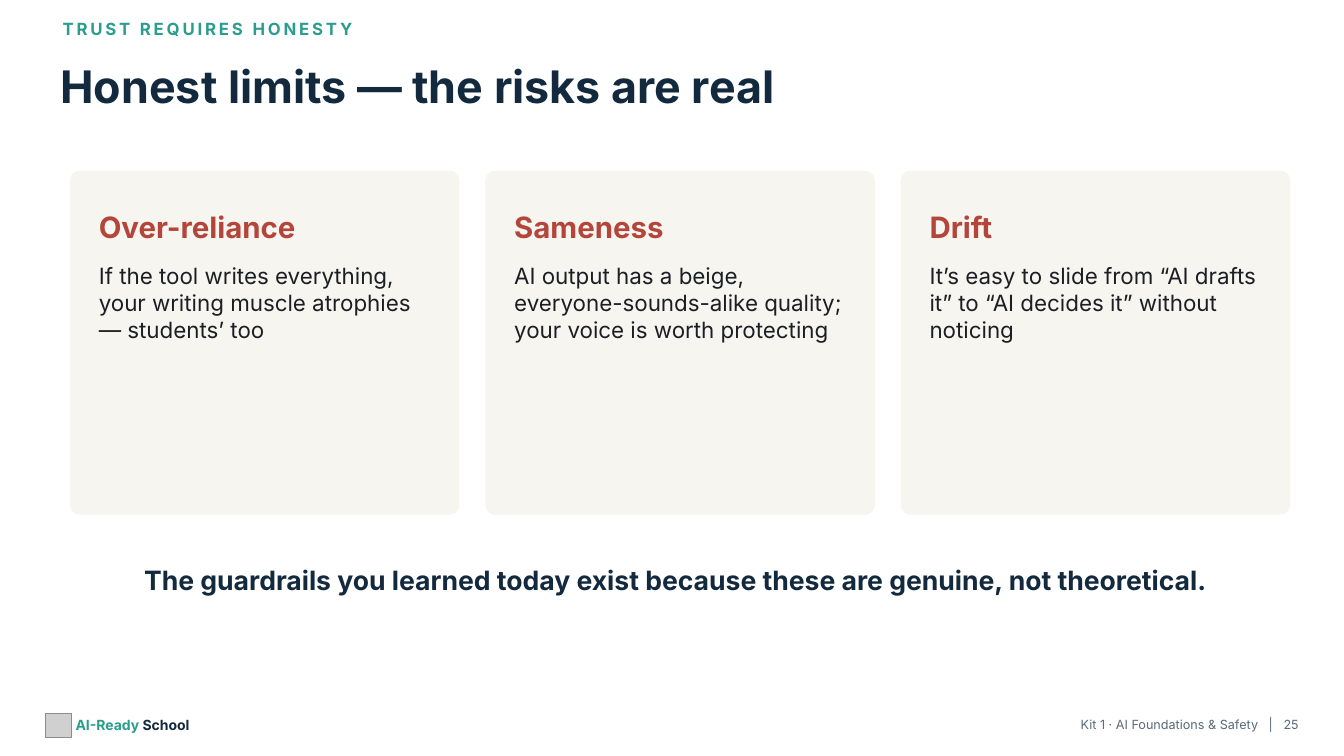
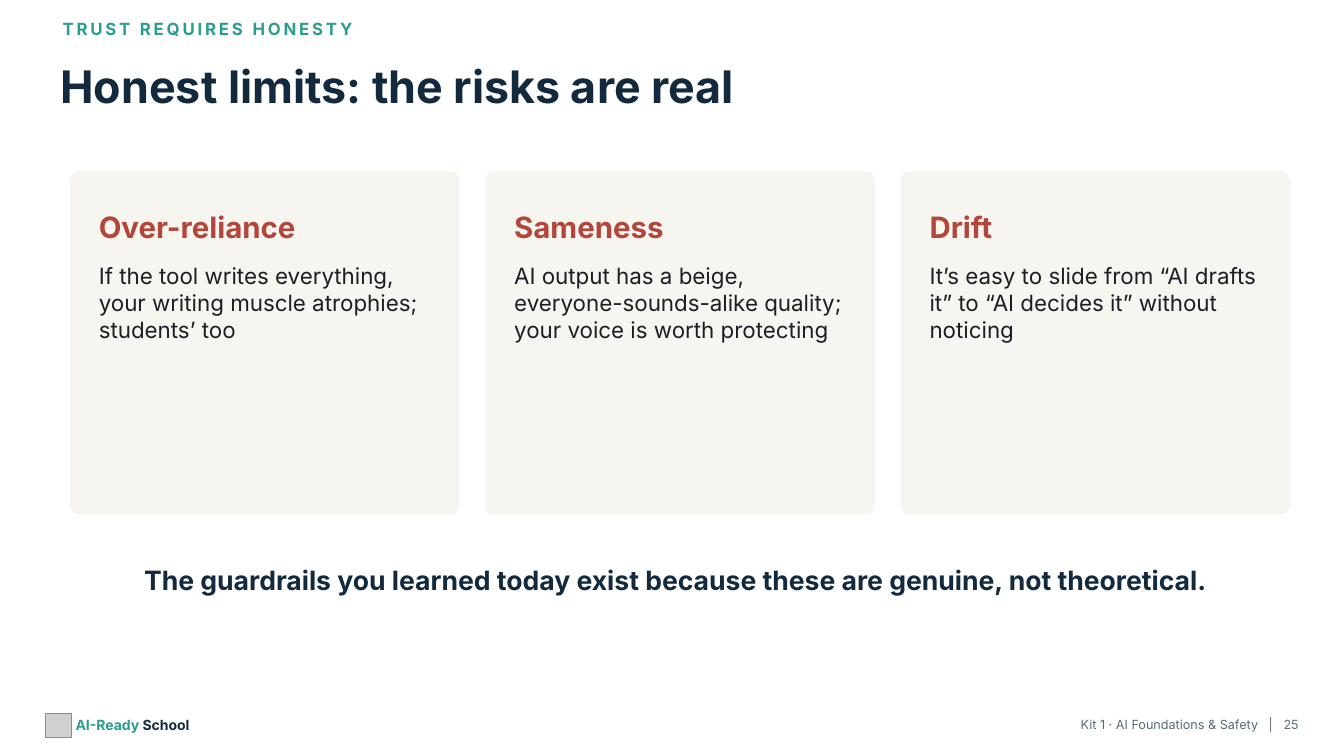
Before and after one commit to aspinozzi1/Ai-School-Ready, a slide deck: slide 25 of kits/kit01/Kit01_PresentationDeck.pptx. Drawn at 1344x756 pixels with LibreOffice and Linux fonts; fonts in the diff are those of the drawing; grey boxes stand for pictures. Boxes give left, top, right and bottom in pixels: in the first picture for what was removed or moved away, otherwise in the second. Text is boxed around its words. In the diff, an @@ line names an element or a change of style, - is before the commit and + after.

```diff
--- a/kits/kit01/Kit01_PresentationDeck.pptx
+++ b/kits/kit01/Kit01_PresentationDeck.pptx
@@ text at (x1=60, y1=68, x2=733, y2=104): text changed @@
-Honest limits — the risks are real
+Honest limits: the risks are real
@@ text at (x1=99, y1=267, x2=417, y2=339): text changed @@
-If the tool writes everything, your writing muscle atrophies — students’ too
+If the tool writes everything, your writing muscle atrophies; students’ too
```
Also in this commit, not shown: 24 other slides changed, 20 other files.
